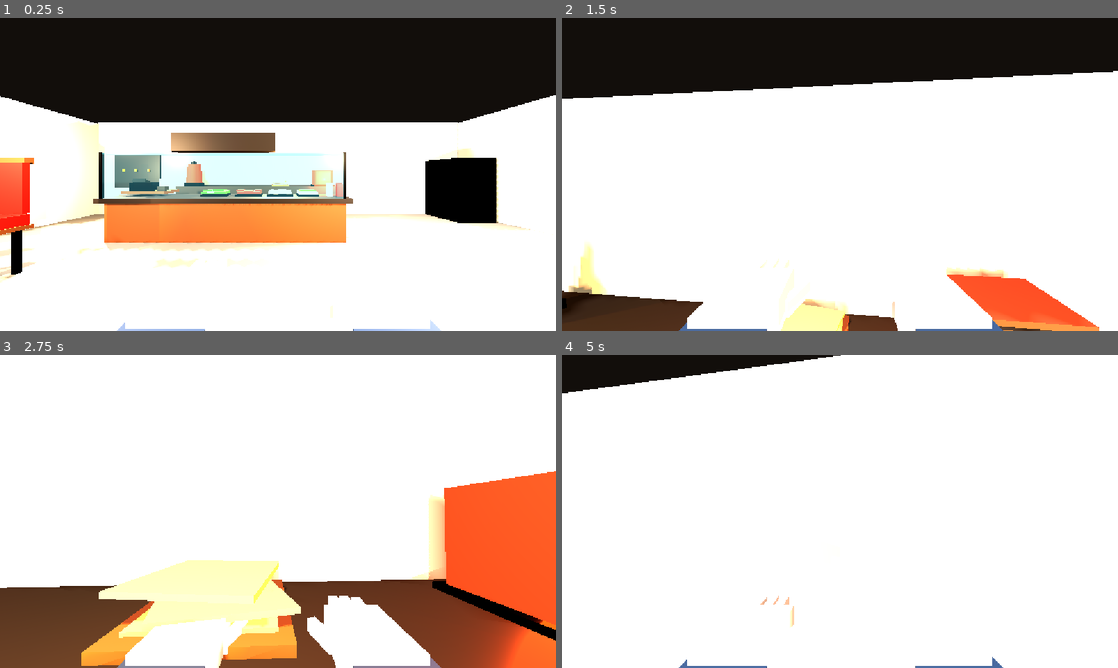
Above: before the commit, frames 1-4 (two rows, left to right).
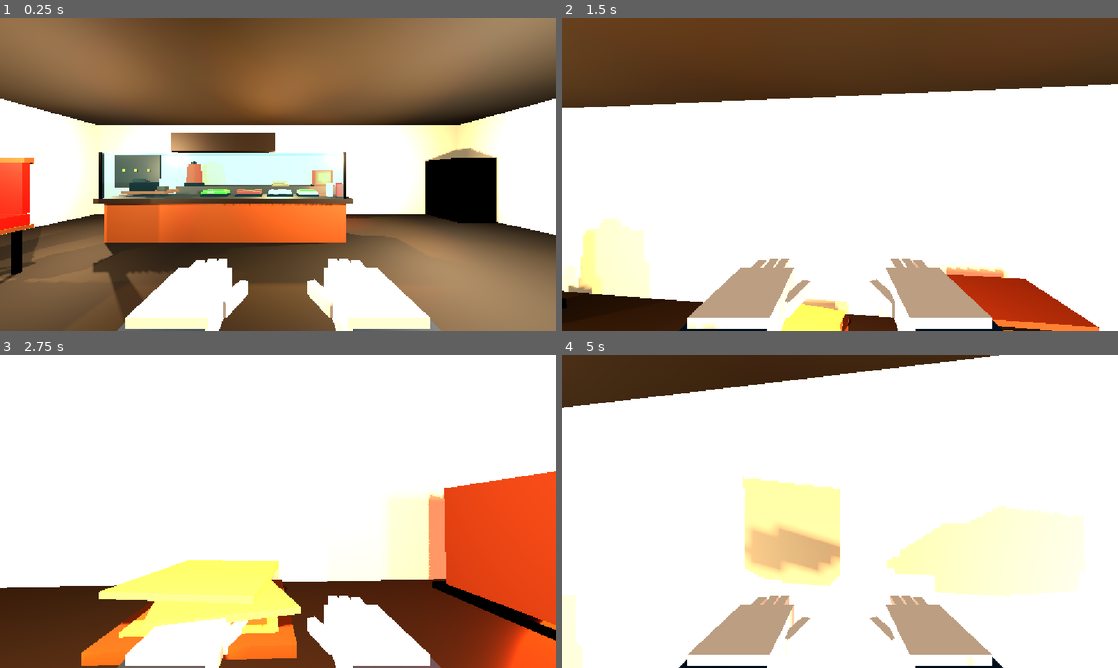
Above: after the commit, the same moments.

Repository: leon-beyleroglu/kebabcity
Game: Godot game, scene res://kebab_shop.tscn
The game is run twice, just before and just after one commit, with the same random seed, the same clock (stepped at 60 frames per second) and the same inputs.
Inputs (mouse positions are in pixels of both pictures, inside the frame that each line leads up to):
- Up to frame 1 (0.25 s): no input
- Up to frame 2 (1.5 s): tap Enter at 0.5 s; move the mouse to (867, 174) at 0.52 s; hold Shift (sprint) 0.53-1.28 s; hold W (move_forward) from 0.53 s (still down); click (867, 174) at 0.67 s; tap Space (jump) at 0.77 s; move the mouse to (812, 174) at 1.27 s; tap Shift (sprint) at 1.35 s
- Up to frame 3 (2.75 s): keep holding W (move_forward); tap Space (jump) at 1.52 s; move the mouse to (289, 505) at 2.02 s; hold Shift (sprint) from 2.03 s (still down)
- Up to frame 4 (5 s): keep holding W (move_forward); tap Space (jump) at 2.75, 3.02, 3.77, 4.52 s; move the mouse to (834, 517) at 2.77 s; release Shift (sprint) at 2.78 s; tap Shift (sprint) at 2.85, 4.35 s; click (834, 517) at 2.92 s; move the mouse to (878, 514) at 3.52 s; hold Shift (sprint) 3.53-4.28 s; tap Enter at 4.25 s; move the mouse to (795, 508) at 4.27 s

The runs differ from the first frame. In frame 1, 71% of the frame differs, in the area x 0-100%, y 0-100%; in frame 2, 38%; in frame 3, 17%; in frame 4, 24%.

Commit message:
dach höhe

Diff:
--- a/kebab_shop.tscn
+++ b/kebab_shop.tscn
@@ -10,11 +10,14 @@
 [ext_resource type="Texture2D" uid="uid://fvcheoqkvxim" path="res://fbhinten.jpg" id="5_h3k53"]
 
 [sub_resource type="StandardMaterial3D" id="MatFloor"]
-albedo_color = Color(0.306494, 0.30649397, 0.30649397, 1)
+albedo_color = Color(0, 0, 0, 1)
 roughness = 0.9
 
 [sub_resource type="BoxMesh" id="BoxFloor"]
 size = Vector3(18, 0.2, 11.943451)
+
+[sub_resource type="BoxMesh" id="BoxMesh_carum"]
+size = Vector3(18, 0.2, 11.982346)
 
 [sub_resource type="StandardMaterial3D" id="MatWall"]
 albedo_color = Color(0.78, 0.72, 0.62, 1)
@@ -502,6 +505,11 @@
 transform = Transform3D(1, 0, 0, 0, 1, 0, 0, 0, 1, 0.011563301, 0, -0.020159721)
 material_override = SubResource("MatFloor")
 mesh = SubResource("BoxFloor")
+
+[node name="Floor2" type="MeshInstance3D" parent="." unique_id=1114508677]
+transform = Transform3D(1, 0, 0, 0, 1, 0, 0, 0, 1, 0.011563301, 4.5002966, -0.0007123947)
+material_override = SubResource("MatFloor")
+mesh = SubResource("BoxMesh_carum")
 
 [node name="FloorCollision" type="StaticBody3D" parent="." unique_id=697040111]
 
